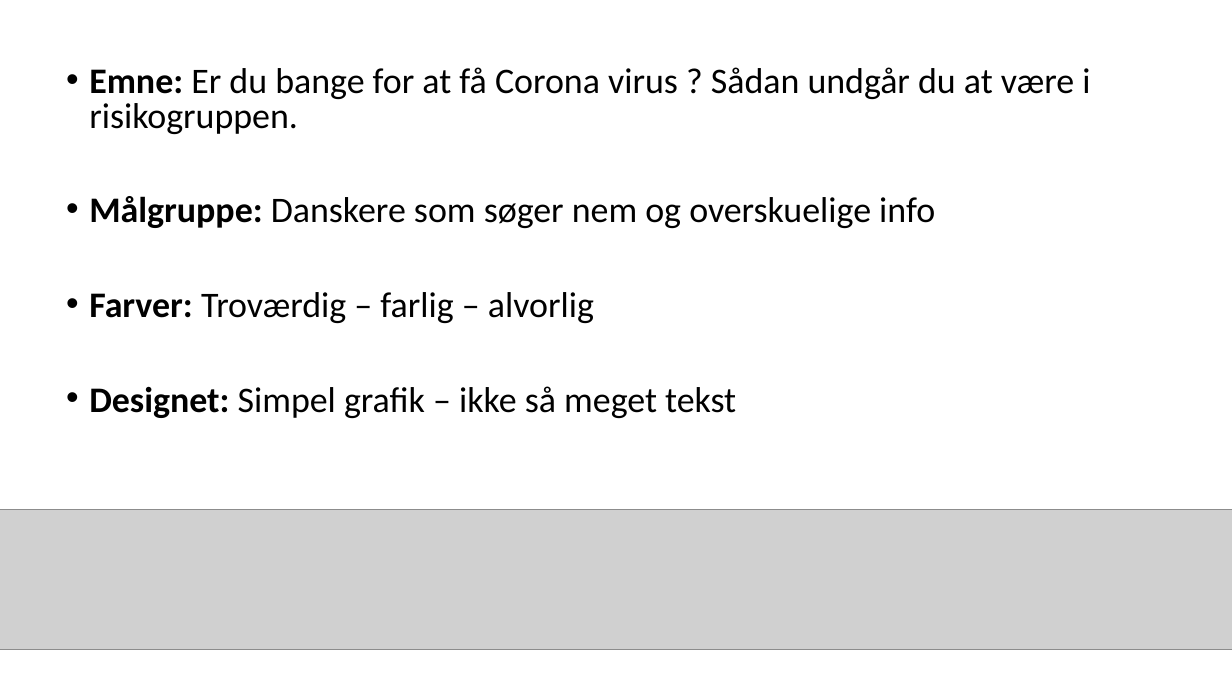
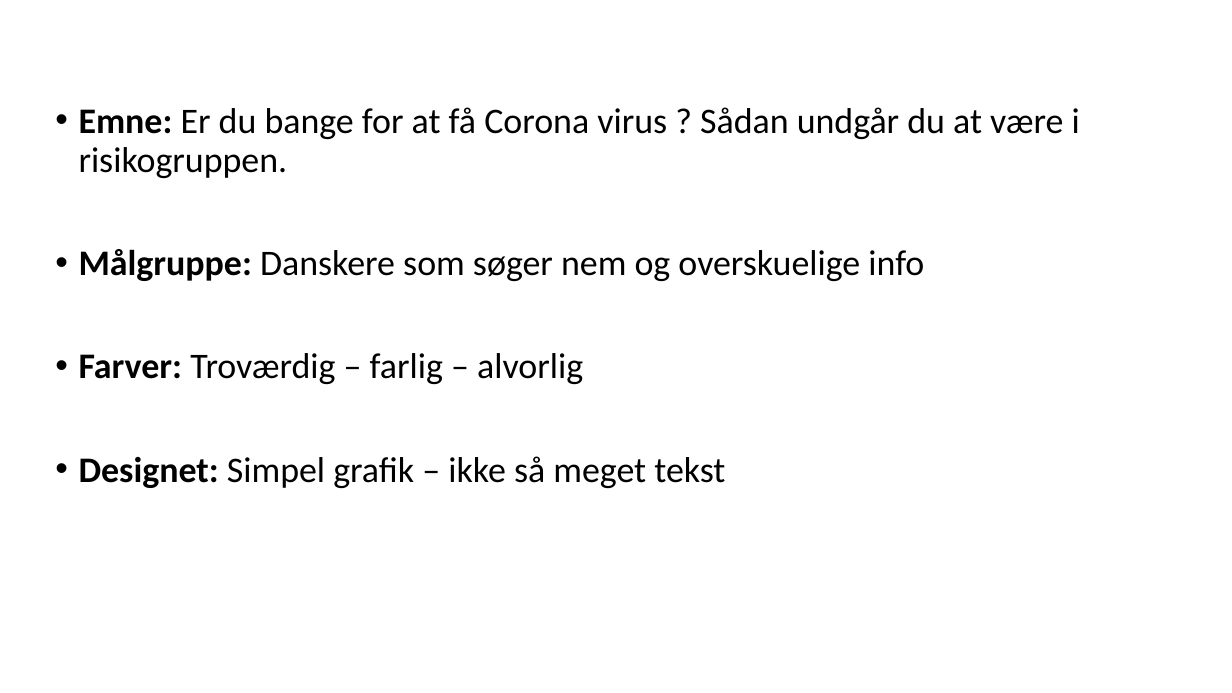
Before and after one commit to markuspettersen1/info-graf, a slide deck: slide 2 of infografikk/corona.pptx. Drawn at 1232x693 pixels with LibreOffice and Linux fonts; fonts in the diff are those of the drawing; grey boxes stand for pictures. Boxes give left, top, right and bottom in pixels: in the first picture for what was removed or moved away, otherwise in the second. Text is boxed around its words. In the diff, an @@ line names an element or a change of style, - is before the commit and + after.

```diff
--- a/infografikk/corona.pptx
+++ b/infografikk/corona.pptx
@@ text "Emne: Er du bange for ...": place and size @@
-text "Emne: Er du bange for ..." at <box>89,67,1090,418</box>
+text "Emne: Er du bange for ..." at <box>79,107,1080,488</box>
@@ text "Emne: Er du bange for ..." at <box>79,107,1080,488</box>: line spacing 0.8 to 0.9 @@
@@ picture removed at <box>0,509,1232,649</box> @@
```
Also in this commit, not shown: 2 slides added, 2 slides removed, 2 other files.
